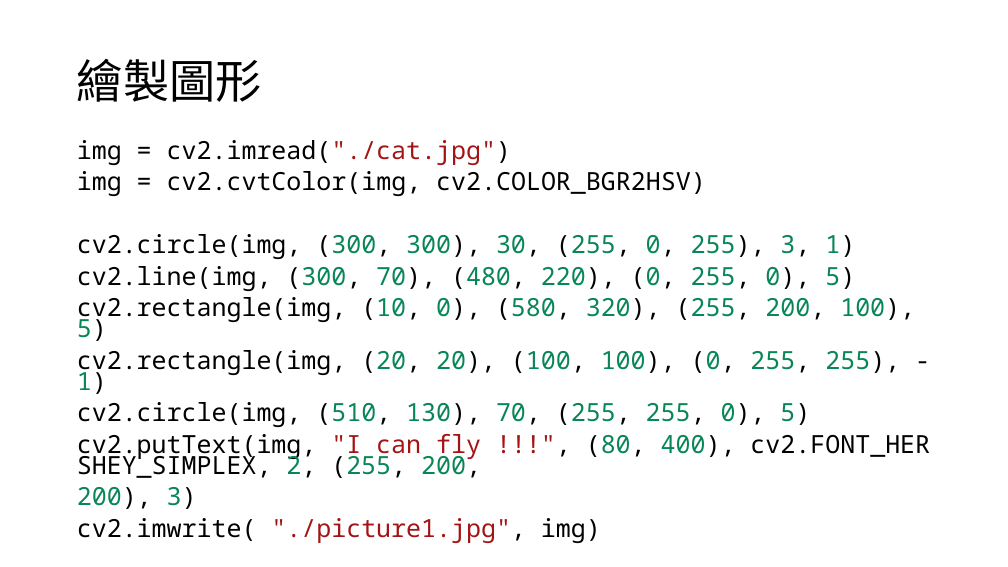
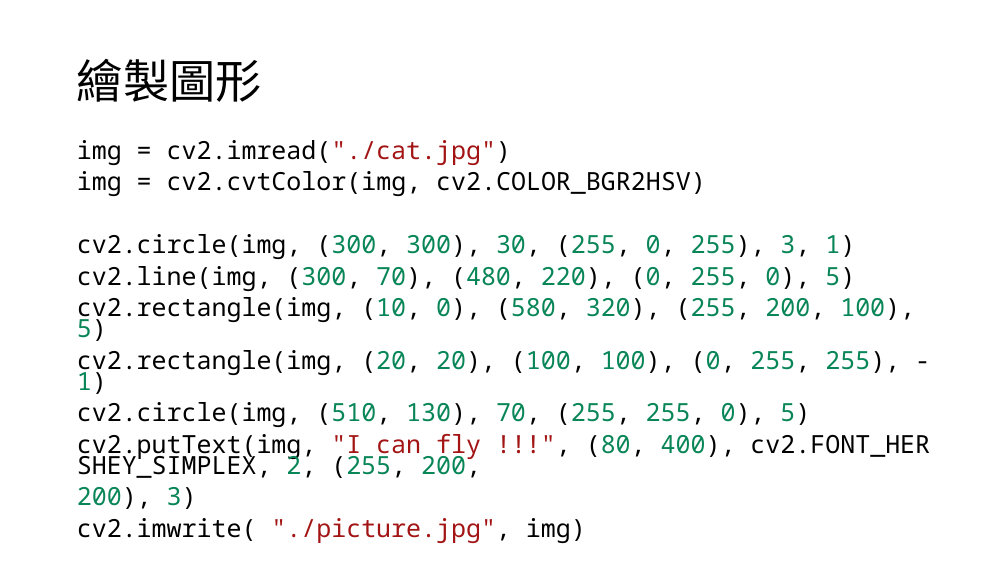
Before and after one commit to lohsuan/Multimedia-Tech, a slide deck: slide 11 of hw1_opencv/Hw1_openCV.pptx. Drawn at 1008x567 pixels with LibreOffice and Linux fonts; fonts in the diff are those of the drawing. Boxes give left, top, right and bottom in pixels: in the first picture for what was removed or moved away, otherwise in the second. Text is boxed around its words. In the diff, an @@ line names an element or a change of style, - is before the commit and + after.

```diff
--- a/hw1_opencv/Hw1_openCV.pptx
+++ b/hw1_opencv/Hw1_openCV.pptx
@@ text at [77,518,586,543]: text changed @@
-cv2.imwrite( "./picture1.jpg", img)
+cv2.imwrite( "./picture.jpg", img)
```
Also in this commit, not shown: 1 other slide changed, 10 other files.
